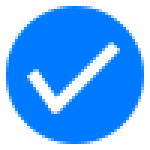
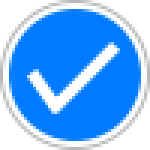
Two versions of the same layered image (150x150). Layer-by-layer changes:
added layer "Ellipse 1 Kopie" above "Ellipse 1" over [0, 0, 150, 150]
painted on "Ellipse 1" over [0, 0, 150, 150]
